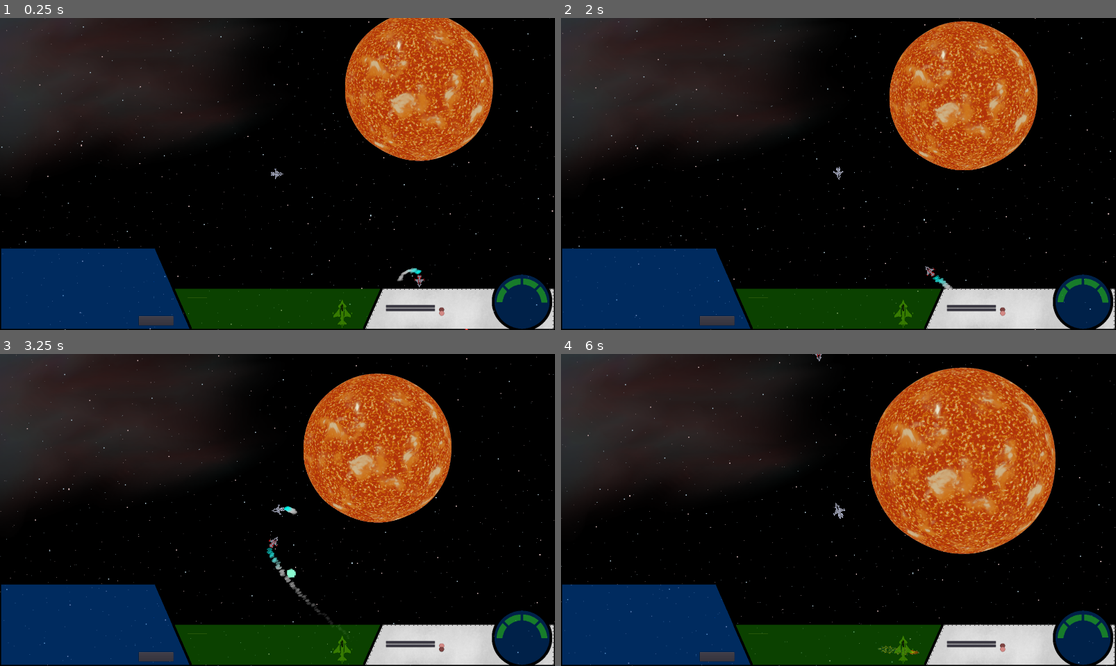
Above: before the commit, frames 1-4 (two rows, left to right).
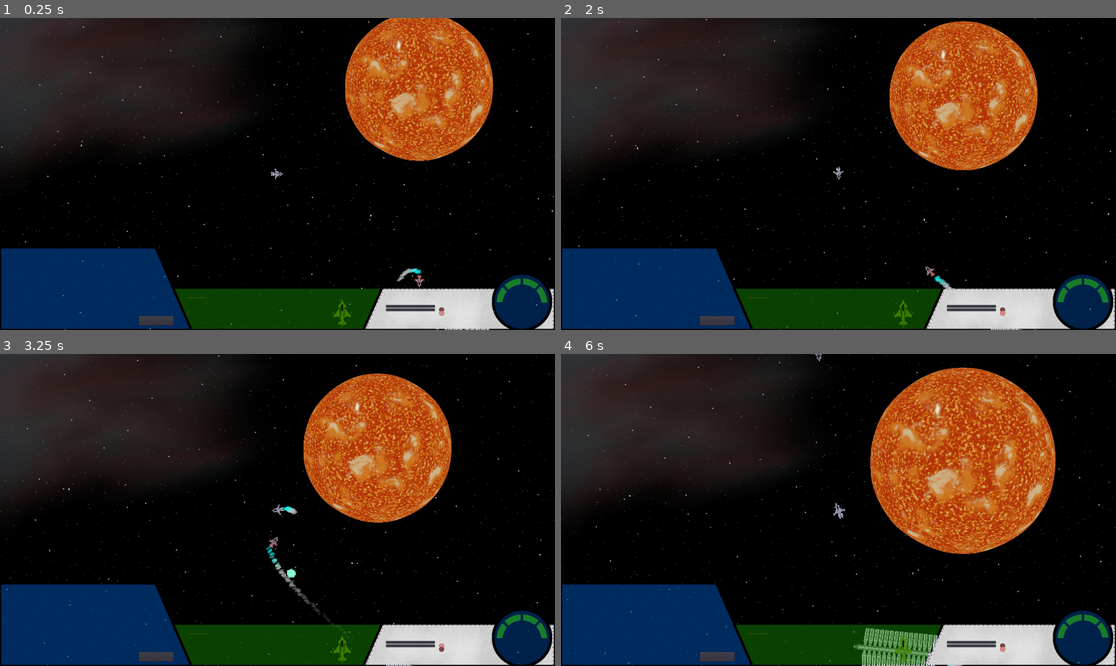
Above: after the commit, the same moments.

Repository: 029614/RedVoid
Game: Godot game, scene res://NewMain.tscn
Same seed, same stepped clock (60 frames per second), same inputs: the game is played once before the commit and once after it.
Inputs (mouse positions are in pixels of both pictures, inside the frame that each line leads up to):
- Up to frame 1 (0.25 s): no input
- Up to frame 2 (2 s): move the mouse to (960, 158) at 0.52 s; hold Right (ui_right) 0.53-1.28 s; tap O (orbit) at 0.6, 1.55 s; click (960, 158) at 0.67 s; move the mouse to (727, 189) at 1.27 s; hold Down (ui_down) from 1.28 s (still down); tap X (AfterBurner) at 1.35 s
- Up to frame 3 (3.25 s): move the mouse to (333, 441) at 2.02 s; release Down (ui_down) at 2.03 s; hold Right (ui_right) 2.03-2.78 s; tap O (orbit) at 2.1, 3.05 s; move the mouse to (249, 572) at 2.77 s; hold Up (ui_up) from 2.78 s (still down); tap Space (weapons) at 2.85 s; click (249, 572) at 2.92 s
- Up to frame 4 (6 s): move the mouse to (1005, 556) at 3.52 s; release Up (ui_up) at 3.53 s; hold Mouse wheel up (zoom_in) 3.53-4.28 s; hold Left (ui_left) 3.53-5.03 s; tap O (orbit) at 3.8, 4.55, 5.1 s; move the mouse to (672, 463) at 4.27 s; tap Mouse wheel down (zoom_out) at 4.35 s; move the mouse to (866, 510) at 5.02 s; hold Down (ui_down) 5.03-5.78 s; click (866, 510) at 5.17 s; move the mouse to (755, 432) at 5.77 s; hold Right (ui_right) from 5.78 s (still down); tap X (AfterBurner) at 5.85 s

The runs differ from the first frame. In frame 1, less than 0.1% of the frame differs, in the area x 71-89%, y 79-100%; in frame 2, less than 0.1%; in frame 3, 0.1%; in frame 4, 1.2%, in the area x 52-73%, y 87-100%.

Commit message:
Freighter Update

Diff:
--- a/Assets/Ship/Freighter.gd
+++ b/Assets/Ship/Freighter.gd
@@ -89,8 +89,11 @@
     if _traveling == true and fuel >= 0:
 
         #Changing the sprite to the one with engine plumes
-        $Sprite.hide()
-        $Flying.show()
+        if $Engines/Particles2D.is_emitting() == false:
+            $Engines/Particles2D.restart()
+            $Engines/Particles2D.set_emitting(true)
+            $Engines/Particles2D2.restart()
+            $Engines/Particles2D2.set_emitting(true)
 
         #Input Movements
         current_speed = velocity.length()
@@ -102,8 +105,8 @@
     else:
 
         #Changing the sprite back to the one without engine plumes
-        $Sprite.show()
-        $Flying.hide()
+            $Engines/Particles2D.set_emitting(false)
+            $Engines/Particles2D2.set_emitting(false)
 
 func draw_arrow(arrow, t, mp):
     var d = self.global_position.distance_to(t)
--- a/Assets/Ship/Freighter.tscn
+++ b/Assets/Ship/Freighter.tscn
@@ -1,41 +1,54 @@
-[gd_scene load_steps=9 format=2]
+[gd_scene load_steps=11 format=2]
 
-[ext_resource path="res://Assets/Ship/Freightor01.png" type="Texture" id=1]
+[ext_resource path="res://Assets/Particles/EngineExhaust.png" type="Texture" id=1]
 [ext_resource path="res://Assets/Ship/Freighter.gd" type="Script" id=2]
-[ext_resource path="res://Assets/Ship/Freightor02.png" type="Texture" id=3]
-[ext_resource path="res://Assets/Ship/Freightor03.png" type="Texture" id=4]
-[ext_resource path="res://Assets/Ship/Freightor00.png" type="Texture" id=5]
+[ext_resource path="res://Assets/Ship/FreighterSprite.tscn" type="PackedScene" id=3]
 [ext_resource path="res://Assets/Vector.png" type="Texture" id=6]
 
 [sub_resource type="RectangleShape2D" id=1]
-extents = Vector2( 232, 64 )
+extents = Vector2( 232, 118.269 )
 
-[sub_resource type="SpriteFrames" id=2]
-animations = [ {
-"frames": [ ExtResource( 1 ), ExtResource( 3 ), ExtResource( 4 ) ],
-"loop": true,
-"name": "default",
-"speed": 5.0
-} ]
+[sub_resource type="Gradient" id=2]
+offsets = PoolRealArray( 0.00740741, 0.140741, 0.57037 )
+colors = PoolColorArray( 0, 1, 0.960784, 0.45098, 0.772549, 0.772549, 0.772549, 0.564706, 0.498039, 0.498039, 0.498039, 0.14902 )
+
+[sub_resource type="GradientTexture" id=3]
+gradient = SubResource( 2 )
+width = 5000
+
+[sub_resource type="Curve" id=4]
+_data = [ Vector2( 0, 1 ), 0.0, 0.0, 0, 0, Vector2( 0.816456, 0.6 ), 0.0, 0.0, 0, 0, Vector2( 1, 0.0090909 ), 0.0, 0.0, 0, 0 ]
+
+[sub_resource type="CurveTexture" id=5]
+curve = SubResource( 4 )
+
+[sub_resource type="ParticlesMaterial" id=6]
+emission_shape = 2
+emission_box_extents = Vector3( 75, 75, 75 )
+flag_disable_z = true
+spread = 0.0
+gravity = Vector3( 0, 0, 0 )
+initial_velocity = 3500.0
+orbit_velocity = 0.0
+orbit_velocity_random = 0.0
+linear_accel = -100.0
+angle = 45.0
+angle_random = 1.0
+scale = 0.6
+scale_curve = SubResource( 5 )
+color_ramp = SubResource( 3 )
 
 [node name="Freighter" type="KinematicBody2D"]
 scale = Vector2( 0.25, 0.25 )
 script = ExtResource( 2 )
 
 [node name="CollisionShape2D" type="CollisionShape2D" parent="."]
-position = Vector2( 48, 0 )
+position = Vector2( -23.6973, 0 )
 shape = SubResource( 1 )
 
-[node name="Flying" type="AnimatedSprite" parent="."]
-visible = false
-rotation = 1.5708
-frames = SubResource( 2 )
-frame = 2
-playing = true
-
-[node name="Sprite" type="Sprite" parent="."]
-rotation = 1.5708
-texture = ExtResource( 5 )
+[node name="Sprite" parent="." instance=ExtResource( 3 )]
+position = Vector2( 0, -2.86786 )
+scale = Vector2( 1.36049, 1.36049 )
 
 [node name="Velocity" type="Sprite" parent="."]
 visible = false
@@ -70,3 +83,25 @@
 offset = Vector2( 51.1615, 0 )
 
 [node name="CanvasLayer" type="CanvasLayer" parent="."]
+
+[node name="Engines" type="Node2D" parent="."]
+
+[node name="Particles2D" type="Particles2D" parent="Engines"]
+show_behind_parent = true
+position = Vector2( -785.453, -50.5255 )
+rotation = 3.14159
+scale = Vector2( 0.0625, 0.0625 )
+amount = 100
+local_coords = false
+process_material = SubResource( 6 )
+texture = ExtResource( 1 )
+
+[node name="Particles2D2" type="Particles2D" parent="Engines"]
+show_behind_parent = true
+position = Vector2( -785.453, 62.0371 )
+rotation = 3.14159
+scale = Vector2( 0.0625, 0.0625 )
+amount = 100
+local_coords = false
+process_material = SubResource( 6 )
+texture = ExtResource( 1 )
--- /dev/null
+++ b/Assets/Ship/FreighterSprite.tscn
@@ -0,0 +1,10 @@
+[gd_scene load_steps=3 format=2]
+
+[ext_resource path="res://Assets/Ship/Blender/Freighter/Freighter.png" type="Texture" id=1]
+[ext_resource path="res://Assets/Ship/Blender/Freighter/freighterAccents.png" type="Texture" id=2]
+
+[node name="Sprite" type="Sprite"]
+texture = ExtResource( 1 )
+
+[node name="Sprite" type="Sprite" parent="."]
+texture = ExtResource( 2 )
Binary file added: Assets/Ship/Blender/Freighter/Freighter.png
Not shown, added: Assets/Ship/Blender/Freighter/Freighter.png.import
Binary file added: Assets/Ship/Blender/Freighter/freighterAccents.png
Not shown, added: Assets/Ship/Blender/Freighter/freighterAccents.png.import
